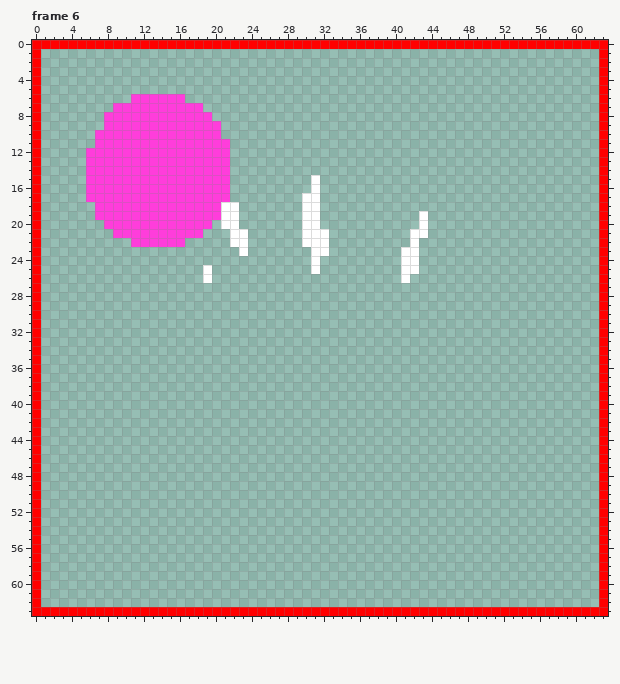
Edited in one commit: pixel-art file (graphics_work_files/general/projectile_impact2.aseprite). The first picture shows the starting point.
64x64 pixels, 8 frames. Shown: frame 6. The commit also changed other frames, which this record leaves out.
Once edited:
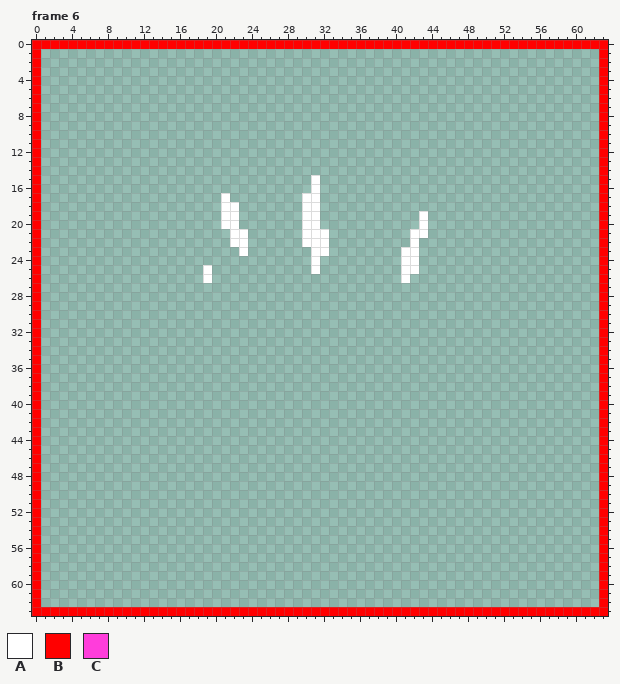
Palette (. is transparent): A #ffffff  B #ff0000  C #ff3ddb
Message: Bucked the indicator spots onto their own layer, for the projectile impact images.
The edit:
--- frame 6, layer "Layer 2"
@@ x 4..23 @@
  5 ....................
- 6 .......CCCCCC.......
- 7 .....CCCCCCCCCC.....
- 8 ....CCCCCCCCCCCC....
- 9 ....CCCCCCCCCCCCC...
-10 ...CCCCCCCCCCCCCC...
-11 ...CCCCCCCCCCCCCCC..
-12 ..CCCCCCCCCCCCCCCC..
-13 ..CCCCCCCCCCCCCCCC..
-14 ..CCCCCCCCCCCCCCCC..
-15 ..CCCCCCCCCCCCCCCC..
-16 ..CCCCCCCCCCCCCCCC..
-17 ..CCCCCCCCCCCCCCCC..
-18 ...CCCCCCCCCCCCCCAA.
-19 ...CCCCCCCCCCCCCCAA.
-20 ....CCCCCCCCCCCC.AA.
-21 .....CCCCCCCCCC...AA
-22 .......CCCCCC.....AA
+ 6 ....................
+ 7 ....................
+ 8 ....................
+ 9 ....................
+10 ....................
+11 ....................
+12 ....................
+13 ....................
+14 ....................
+15 ....................
+16 ....................
+17 .................A..
+18 .................AA.
+19 .................AA.
+20 .................AA.
+21 ..................AA
+22 ..................AA
 23 ...................A
Where, in picture pixels (left, top, right, bottom), the same in both pictures:
changed: (86, 94, 230, 247)
